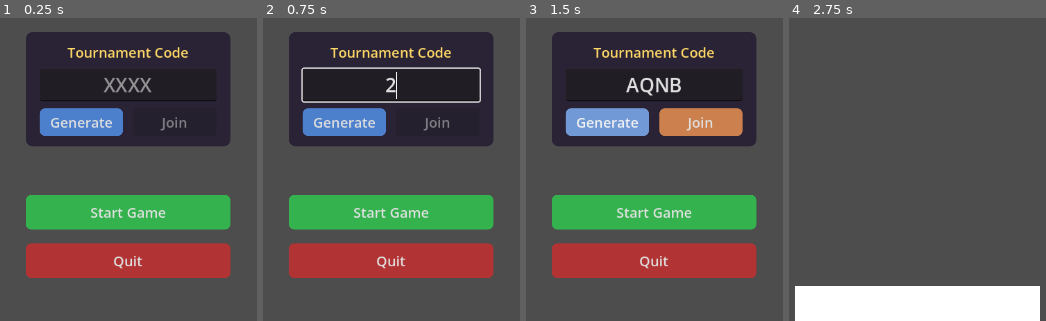
Above: before the commit, frames 1-4 (left to right).
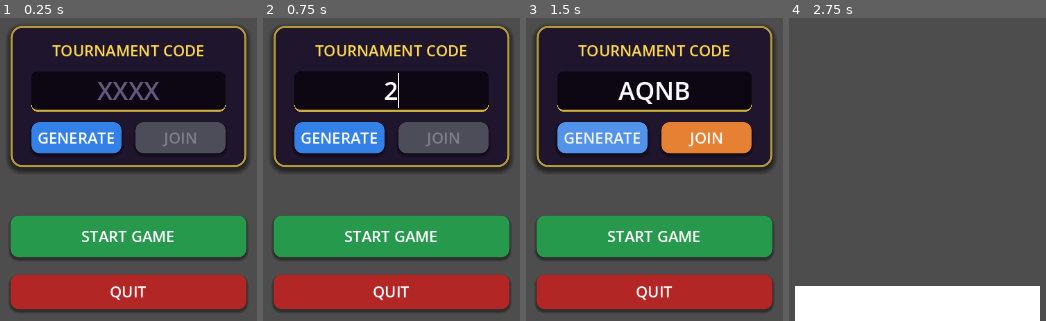
Above: after the commit, the same moments.

Repository: hdupire/mascarade
Game: Godot game, scene res://scenes/main.tscn
The game is run twice, just before and just after one commit, with the same random seed, the same clock (stepped at 60 frames per second) and the same inputs.
Inputs (mouse positions are in pixels of both pictures, inside the frame that each line leads up to):
- Up to frame 1 (0.25 s): no input
- Up to frame 2 (0.75 s): click (391, 84) at 0.52 s; type "12" at 0.6 s
- Up to frame 3 (1.5 s): click "Generate" (after the commit: "GENERATE") at 1.25 s
- Up to frame 4 (2.75 s): click "Join" (after the commit: "JOIN") at 2 s

The runs differ from the first frame. In frame 1, 59% of the frame differs, in the area x 3-97%, y 2-98%; in frame 2, 59%; in frame 3, 61%; in frame 4, nothing differs.

Commit message:
Improve game's visual presentation with bold typography and new colors
Update scene styling and color schemes to implement a bolder visual style, inspired by impactful typography, and introduce new lighting for enhanced atmosphere.

Replit-Commit-Author: Agent
Replit-Commit-Session-Id: ea433ad5-17fb-4f7d-aa82-edc2de132d22
Replit-Commit-Checkpoint-Type: intermediate_checkpoint
Replit-Commit-Event-Id: e2f7bc88-38c8-4ea7-8717-5635dcac78ac
Replit-Helium-Checkpoint-Created: true

Diff:
--- a/scenes/main-menu/components/cyclorama.tscn
+++ b/scenes/main-menu/components/cyclorama.tscn
@@ -3,13 +3,17 @@
 [ext_resource type="PackedScene" uid="uid://cpk6pdajktrg1" path="res://scenes/main-menu/components/floor.tscn" id="1_8p7ym"]
 
 [sub_resource type="CylinderMesh" id="CylinderMesh_7u0in"]
-top_radius = 10.0
-bottom_radius = 10.0
-height = 6.0
+top_radius = 12.0
+bottom_radius = 12.0
+height = 8.0
 
 [sub_resource type="StandardMaterial3D" id="StandardMaterial3D_7u0in"]
-albedo_color = Color(0.6272104, 0.4583658, 0.14305365, 1)
-roughness = 0.7
+albedo_color = Color(0.15, 0.08, 0.2, 1)
+roughness = 0.9
+
+[sub_resource type="StandardMaterial3D" id="StandardMaterial3D_floor"]
+albedo_color = Color(0.08, 0.04, 0.12, 1)
+roughness = 0.85
 
 [node name="Cyclorama" type="MeshInstance3D" unique_id=1730328834]
 transform = Transform3D(1, 0, 0, 0, -4.371139e-08, 1, 0, -1, -4.371139e-08, 0, 0, 0)
@@ -22,7 +26,20 @@
 [node name="Camera3D" type="Camera3D" parent="." unique_id=916515688]
 transform = Transform3D(-1, 0, -8.742278e-08, 0, 1, 0, 8.742278e-08, 0, -1, 0, 1, 8)
 current = true
-fov = 60.0
+fov = 55.0
 
-[node name="DirectionalLight3D" type="DirectionalLight3D" parent="." unique_id=579352603]
-transform = Transform3D(1, 0, 0, 0, 1, 0, 0, 0, 1, 3, 5, 3)
+[node name="KeyLight" type="DirectionalLight3D" parent="." unique_id=579352603]
+transform = Transform3D(0.866, -0.25, 0.433, 0, 0.866, 0.5, -0.5, -0.433, 0.75, 3, 5, 3)
+light_color = Color(1, 0.92, 0.8, 1)
+light_energy = 1.2
+shadow_enabled = true
+
+[node name="FillLight" type="DirectionalLight3D" parent="."]
+transform = Transform3D(-0.866, -0.25, -0.433, 0, 0.866, -0.5, 0.5, -0.433, -0.75, -3, 4, -2)
+light_color = Color(0.6, 0.7, 1, 1)
+light_energy = 0.4
+
+[node name="RimLight" type="DirectionalLight3D" parent="."]
+transform = Transform3D(1, 0, 0, 0, 0, 1, 0, -1, 0, 0, 2, -5)
+light_color = Color(1, 0.7, 0.4, 1)
+light_energy = 0.6
--- a/scripts/main-menu/menu.gd
+++ b/scripts/main-menu/menu.gd
@@ -12,6 +12,14 @@
 var code_input: LineEdit
 var join_button: Button
 
+const COLOR_GOLD = Color(1.0, 0.85, 0.3)
+const COLOR_DARK_BG = Color(0.08, 0.05, 0.12)
+const COLOR_PANEL_BG = Color(0.12, 0.08, 0.18, 0.95)
+const COLOR_ACCENT_BLUE = Color(0.2, 0.5, 0.9)
+const COLOR_ACCENT_ORANGE = Color(0.9, 0.5, 0.2)
+const COLOR_BUTTON_GREEN = Color(0.15, 0.6, 0.3)
+const COLOR_BUTTON_RED = Color(0.7, 0.15, 0.15)
+
 func _ready():
 	_setup_3d_scene()
 	_setup_ui()
@@ -25,7 +33,7 @@
 	var title_scene = load("res://scenes/main-menu/components/title_generator.tscn")
 	if title_scene:
 		title_generator = title_scene.instantiate()
-		title_generator.position = Vector3(0, 2, 0)
+		title_generator.position = Vector3(0, 2.5, 0)
 		add_child(title_generator)
 
 func _setup_ui():
@@ -41,25 +49,25 @@
 	main_container.add_child(center)
 
 	var vbox = VBoxContainer.new()
-	vbox.add_theme_constant_override("separation", 20)
+	vbox.add_theme_constant_override("separation", 25)
 	center.add_child(vbox)
 
 	var spacer_top = Control.new()
-	spacer_top.custom_minimum_size = Vector2(0, 150)
+	spacer_top.custom_minimum_size = Vector2(0, 180)
 	vbox.add_child(spacer_top)
 
 	var tournament_panel = _create_tournament_panel()
 	vbox.add_child(tournament_panel)
 
 	var spacer = Control.new()
-	spacer.custom_minimum_size = Vector2(0, 30)
+	spacer.custom_minimum_size = Vector2(0, 20)
 	vbox.add_child(spacer)
 
-	var play_btn = _create_button("Start Game", Color(0.2, 0.7, 0.3))
+	var play_btn = _create_styled_button("START GAME", COLOR_BUTTON_GREEN, Vector2(260, 60))
 	play_btn.pressed.connect(_on_play_button_pressed)
 	vbox.add_child(play_btn)
 
-	var quit_btn = _create_button("Quit", Color(0.7, 0.2, 0.2))
+	var quit_btn = _create_styled_button("QUIT", COLOR_BUTTON_RED, Vector2(260, 50))
 	quit_btn.pressed.connect(_on_quit_button_pressed)
 	vbox.add_child(quit_btn)
 
@@ -67,25 +75,33 @@
 	var panel = PanelContainer.new()
 
 	var style = StyleBoxFlat.new()
-	style.bg_color = Color(0.15, 0.12, 0.2, 0.9)
-	style.corner_radius_top_left = 10
-	style.corner_radius_top_right = 10
-	style.corner_radius_bottom_left = 10
-	style.corner_radius_bottom_right = 10
-	style.content_margin_left = 20
-	style.content_margin_right = 20
-	style.content_margin_top = 15
-	style.content_margin_bottom = 15
+	style.bg_color = COLOR_PANEL_BG
+	style.border_width_left = 3
+	style.border_width_right = 3
+	style.border_width_top = 3
+	style.border_width_bottom = 3
+	style.border_color = COLOR_GOLD.darkened(0.3)
+	style.corner_radius_top_left = 16
+	style.corner_radius_top_right = 16
+	style.corner_radius_bottom_left = 16
+	style.corner_radius_bottom_right = 16
+	style.content_margin_left = 30
+	style.content_margin_right = 30
+	style.content_margin_top = 20
+	style.content_margin_bottom = 20
+	style.shadow_color = Color(0, 0, 0, 0.5)
+	style.shadow_size = 8
+	style.shadow_offset = Vector2(0, 4)
 	panel.add_theme_stylebox_override("panel", style)
 
 	var vbox = VBoxContainer.new()
-	vbox.add_theme_constant_override("separation", 10)
+	vbox.add_theme_constant_override("separation", 15)
 	panel.add_child(vbox)
 
 	var label = Label.new()
-	label.text = "Tournament Code"
-	label.add_theme_font_size_override("font_size", 20)
-	label.add_theme_color_override("font_color", Color(1, 0.85, 0.4))
+	label.text = "TOURNAMENT CODE"
+	label.add_theme_font_size_override("font_size", 22)
+	label.add_theme_color_override("font_color", COLOR_GOLD)
 	label.horizontal_alignment = HORIZONTAL_ALIGNMENT_CENTER
 	vbox.add_child(label)
 
@@ -93,48 +109,74 @@
 	code_input.placeholder_text = "XXXX"
 	code_input.alignment = HORIZONTAL_ALIGNMENT_CENTER
 	code_input.max_length = 4
-	code_input.custom_minimum_size = Vector2(150, 40)
-	code_input.add_theme_font_size_override("font_size", 28)
+	code_input.custom_minimum_size = Vector2(180, 55)
+	code_input.add_theme_font_size_override("font_size", 36)
+	code_input.add_theme_color_override("font_color", Color.WHITE)
+	code_input.add_theme_color_override("font_placeholder_color", Color(0.4, 0.35, 0.5))
+
+	var input_style = StyleBoxFlat.new()
+	input_style.bg_color = Color(0.05, 0.03, 0.08)
+	input_style.border_width_bottom = 3
+	input_style.border_color = COLOR_GOLD.darkened(0.2)
+	input_style.corner_radius_top_left = 8
+	input_style.corner_radius_top_right = 8
+	input_style.corner_radius_bottom_left = 8
+	input_style.corner_radius_bottom_right = 8
+	code_input.add_theme_stylebox_override("normal", input_style)
+	code_input.add_theme_stylebox_override("focus", input_style)
+
 	code_input.text_changed.connect(_on_code_text_changed)
 	vbox.add_child(code_input)
 
 	var btn_container = HBoxContainer.new()
 	btn_container.alignment = BoxContainer.ALIGNMENT_CENTER
-	btn_container.add_theme_constant_override("separation", 15)
+	btn_container.add_theme_constant_override("separation", 20)
 	vbox.add_child(btn_container)
 
-	var gen_btn = _create_button("Generate", Color(0.3, 0.5, 0.8), Vector2(120, 40))
+	var gen_btn = _create_styled_button("GENERATE", COLOR_ACCENT_BLUE, Vector2(130, 45))
 	gen_btn.pressed.connect(_on_generate_code_pressed)
 	btn_container.add_child(gen_btn)
 
-	join_button = _create_button("Join", Color(0.8, 0.5, 0.3), Vector2(120, 40))
+	join_button = _create_styled_button("JOIN", COLOR_ACCENT_ORANGE, Vector2(130, 45))
 	join_button.disabled = true
 	join_button.pressed.connect(_on_join_game_pressed)
 	btn_container.add_child(join_button)
 
 	return panel
 
-func _create_button(text: String, color: Color, min_size: Vector2 = Vector2(200, 50)) -> Button:
+func _create_styled_button(text: String, color: Color, min_size: Vector2) -> Button:
 	var btn = Button.new()
 	btn.text = text
 	btn.custom_minimum_size = min_size
-	btn.add_theme_font_size_override("font_size", 20)
+	btn.add_theme_font_size_override("font_size", 22)
+	btn.add_theme_color_override("font_color", Color.WHITE)
 
 	var style = StyleBoxFlat.new()
 	style.bg_color = color
-	style.corner_radius_top_left = 8
-	style.corner_radius_top_right = 8
-	style.corner_radius_bottom_left = 8
-	style.corner_radius_bottom_right = 8
+	style.corner_radius_top_left = 12
+	style.corner_radius_top_right = 12
+	style.corner_radius_bottom_left = 12
+	style.corner_radius_bottom_right = 12
+	style.shadow_color = Color(0, 0, 0, 0.4)
+	style.shadow_size = 4
+	style.shadow_offset = Vector2(0, 3)
 	btn.add_theme_stylebox_override("normal", style)
 
 	var hover_style = style.duplicate()
-	hover_style.bg_color = color.lightened(0.2)
+	hover_style.bg_color = color.lightened(0.15)
+	hover_style.shadow_size = 6
 	btn.add_theme_stylebox_override("hover", hover_style)
 
 	var pressed_style = style.duplicate()
-	pressed_style.bg_color = color.darkened(0.2)
+	pressed_style.bg_color = color.darkened(0.15)
+	pressed_style.shadow_size = 2
+	pressed_style.shadow_offset = Vector2(0, 1)
 	btn.add_theme_stylebox_override("pressed", pressed_style)
+
+	var disabled_style = style.duplicate()
+	disabled_style.bg_color = Color(0.3, 0.3, 0.35)
+	btn.add_theme_stylebox_override("disabled", disabled_style)
+	btn.add_theme_color_override("font_disabled_color", Color(0.5, 0.5, 0.55))
 
 	return btn
 
--- a/scripts/main-menu/title_generator.gd
+++ b/scripts/main-menu/title_generator.gd
@@ -9,10 +9,42 @@
 		sprite.billboard = false
 		$TitleNode.add_child(sprite)
 	else:
+		_create_bold_title()
+
+func _create_bold_title():
+	var title_text = "MASQUERADE"
+	var colors = _get_random_gradient_colors()
+
+	var letter_spacing = 0.55
+	var start_x = -letter_spacing * (title_text.length() - 1) / 2.0
+
+	for i in range(title_text.length()):
+		var letter = title_text[i]
 		var label = Label3D.new()
-		label.text = "MASQUERADE"
-		label.font_size = 128
-		label.modulate = Color(1, 0.85, 0.4)
-		label.outline_modulate = Color(0.4, 0.2, 0.1)
-		label.outline_size = 8
+		label.text = letter
+		label.font_size = 200
+		label.pixel_size = 0.008
+		label.outline_size = 24
+		label.outline_modulate = Color(0.1, 0.05, 0.02)
+
+		var t = float(i) / float(title_text.length() - 1)
+		label.modulate = colors[0].lerp(colors[1], t).lerp(colors[2], t * t)
+
+		label.position = Vector3(start_x + i * letter_spacing, 0, 0)
+		label.rotation_degrees.y = randf_range(-8, 8)
+		label.rotation_degrees.z = randf_range(-5, 5)
+
 		$TitleNode.add_child(label)
+
+func _get_random_gradient_colors() -> Array[Color]:
+	var palettes = [
+		[Color(1.0, 0.3, 0.1), Color(1.0, 0.7, 0.0), Color(0.9, 0.2, 0.4)],
+		[Color(0.2, 0.8, 0.9), Color(0.6, 0.3, 0.9), Color(0.9, 0.2, 0.5)],
+		[Color(1.0, 0.85, 0.2), Color(0.9, 0.4, 0.1), Color(0.7, 0.1, 0.3)],
+		[Color(0.3, 0.9, 0.4), Color(0.1, 0.7, 0.8), Color(0.5, 0.2, 0.8)],
+	]
+	var palette = palettes[randi() % palettes.size()]
+	var result: Array[Color] = []
+	for c in palette:
+		result.append(c)
+	return result
